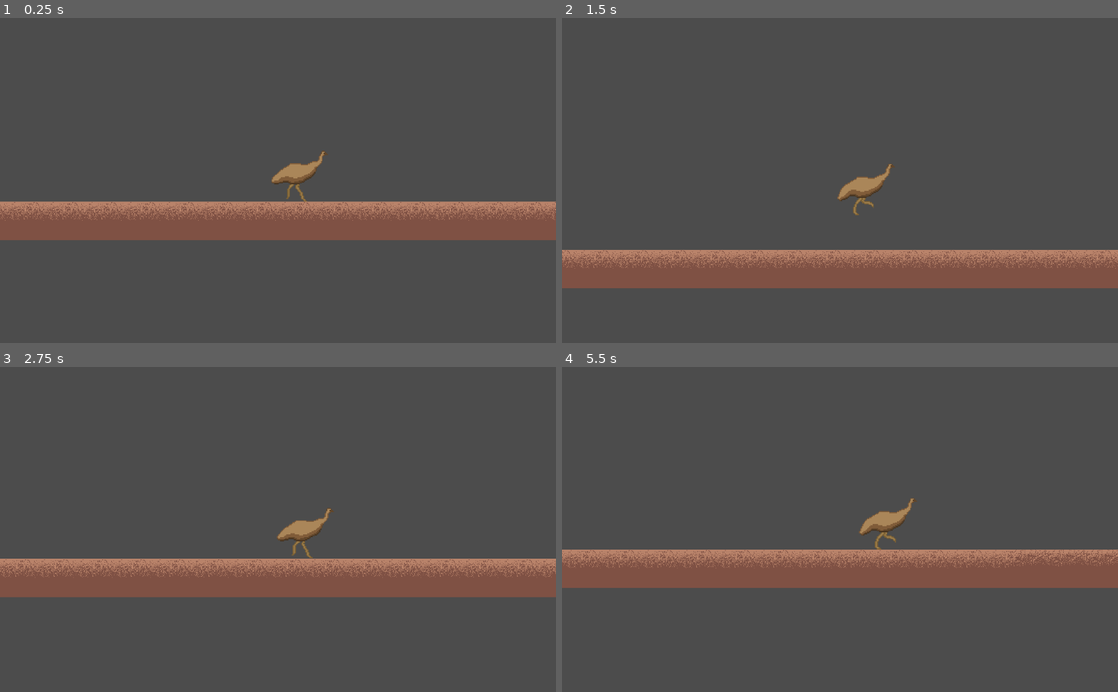
Above: before the commit, frames 1-4 (two rows, left to right).
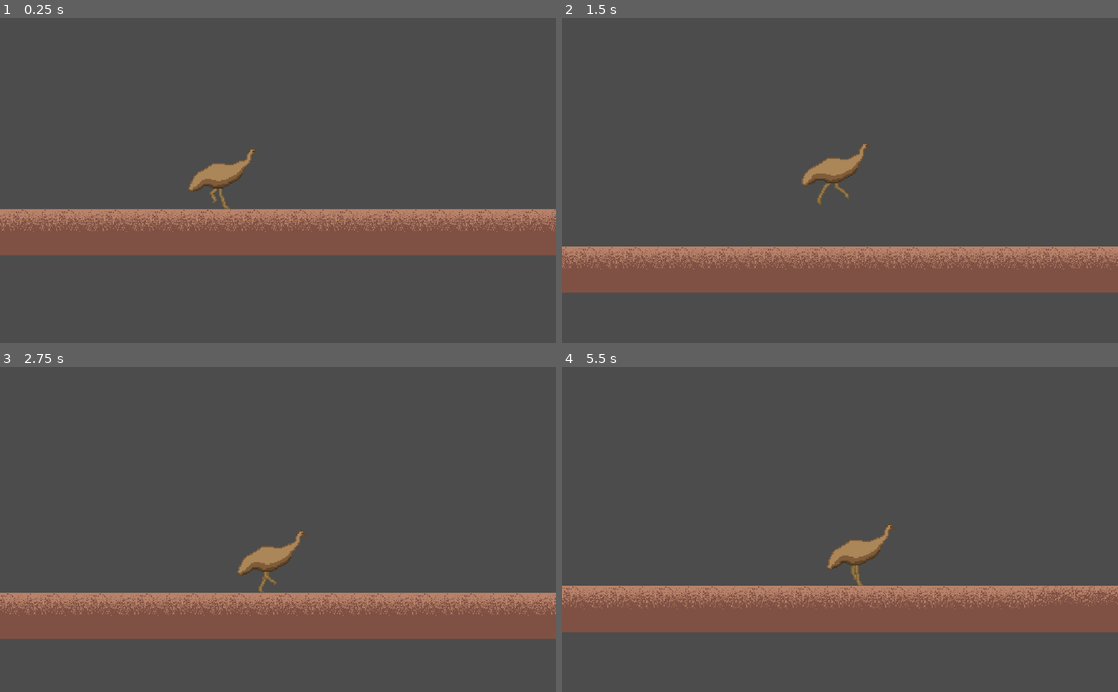
Above: after the commit, the same moments.

Repository: rpromerov/Patformer
Game: Godot game, scene res://World.tscn
The game is run twice, just before and just after one commit, with the same random seed, the same clock (stepped at 60 frames per second) and the same inputs.
Inputs:
- Up to frame 1 (0.25 s): no input
- Up to frame 2 (1.5 s): hold Right (ui_right) from 0.53 s (still down); tap Up (ui_up) at 0.77 s
- Up to frame 3 (2.75 s): tap Up (ui_up) at 1.52 s; release Right (ui_right) at 2.03 s; hold Left (ui_left) from 2.03 s (still down)
- Up to frame 4 (5.5 s): release Left (ui_left) at 2.78 s; hold Right (ui_right) 2.78-4.28 s; tap Up (ui_up) at 3.02, 3.77, 4.52 s; hold Left (ui_left) 4.28-5.03 s; hold Right (ui_right) from 5.03 s (still down)

The runs differ from the first frame. In frame 1, 11% of the frame differs, in the area x 0-100%, y 40-74%; in frame 2, 5.4%; in frame 3, 25%; in frame 4, 26%, in the area x 0-100%, y 40-82%.

Commit message:
Ajustes de camara + FPS limitados

Diff:
--- a/World.tscn
+++ b/World.tscn
@@ -25,14 +25,14 @@
 "frames": [ ExtResource( 2 ), ExtResource( 3 ), ExtResource( 4 ), ExtResource( 5 ), ExtResource( 6 ), ExtResource( 7 ), ExtResource( 8 ), ExtResource( 9 ), ExtResource( 10 ) ],
 "loop": true,
 "name": "Running",
-"speed": 18.0
+"speed": 19.0
 } ]
 
 [node name="World" type="Node" index="0"]
 
 [node name="KinematicBody2D" type="KinematicBody2D" parent="." index="0"]
 
-position = Vector2( -1536, 216 )
+position = Vector2( -1568, 216 )
 scale = Vector2( 1.5, 1.4888 )
 input_pickable = false
 collision_layer = 1
@@ -52,17 +52,18 @@
 
 [node name="Camera2D" type="Camera2D" parent="KinematicBody2D" index="1"]
 
+offset = Vector2( 128, 0 )
 anchor_mode = 1
 rotating = false
 current = true
-zoom = Vector2( 0.9, 0.9 )
+zoom = Vector2( 0.75, 0.75 )
 limit_left = -10000000
 limit_top = -10000000
 limit_right = 10000000
 limit_bottom = 10000000
 limit_smoothed = false
-drag_margin_h_enabled = false
-drag_margin_v_enabled = false
+drag_margin_h_enabled = true
+drag_margin_v_enabled = true
 smoothing_enabled = true
 smoothing_speed = 5.0
 offset_v = 0.0
@@ -82,6 +83,7 @@
 scale = Vector2( 1.16667, 1.13064 )
 frames = SubResource( 2 )
 animation = "Running"
+frame = 1
 playing = true
 offset = Vector2( 0, -8 )
 
--- a/project.godot
+++ b/project.godot
@@ -16,7 +16,11 @@
 
 [debug]
 
-settings/stdout/print_fps=true
+settings/fps/force_fps=60
+
+[display]
+
+window/size/resizable=false
 
 [importer_defaults]
 
